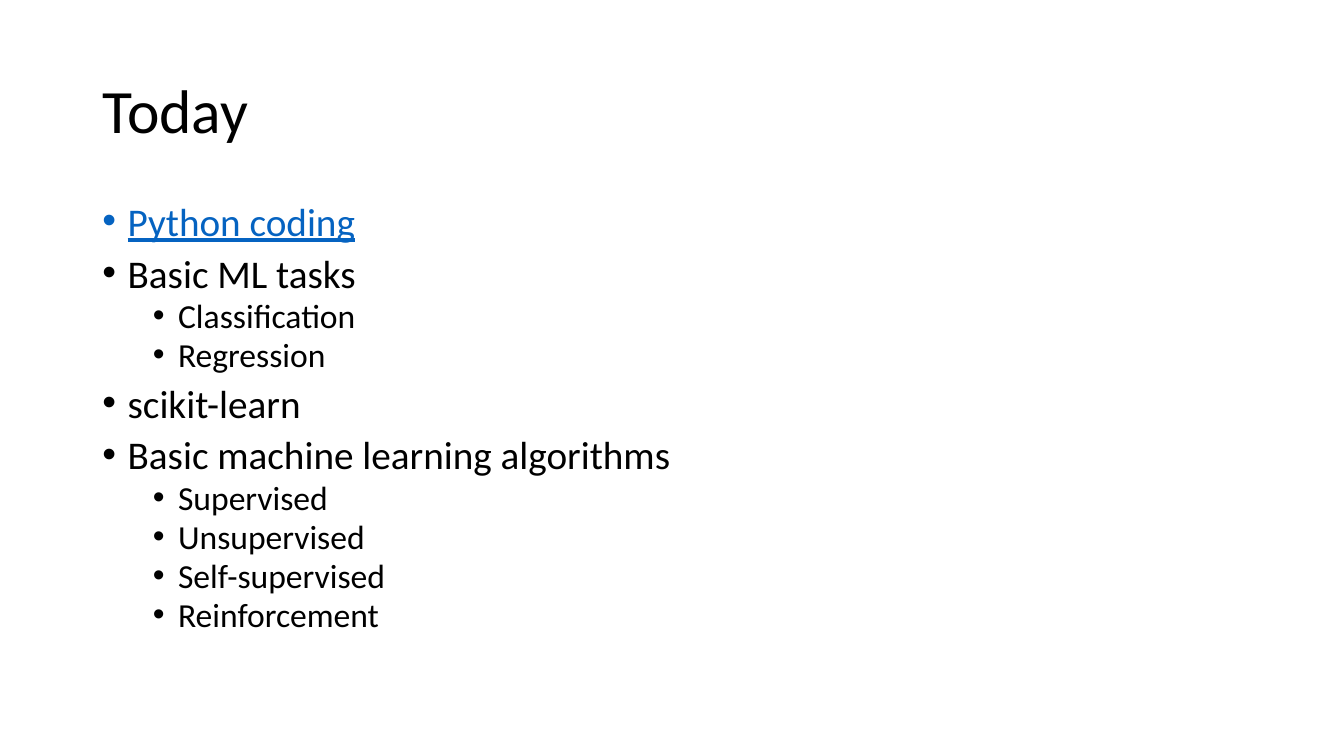
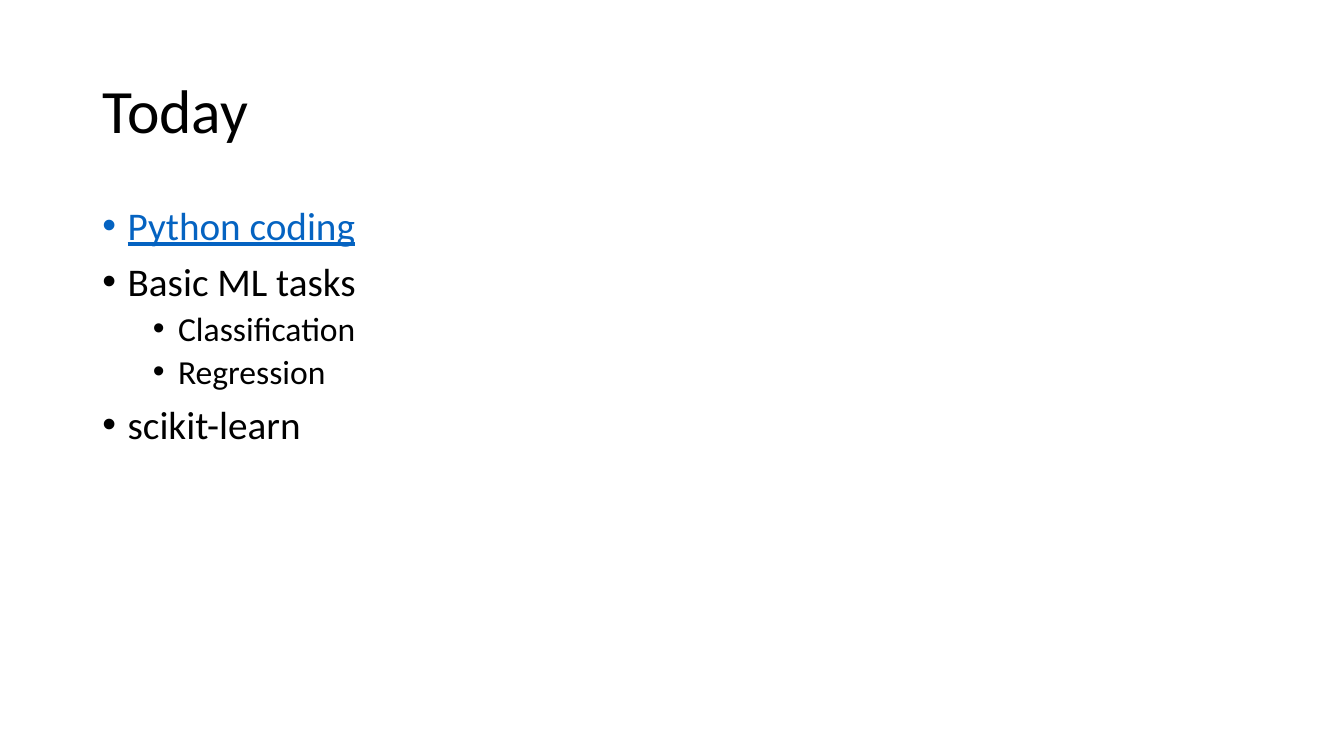
Before and after one commit to fborrasumh/intro, a slide deck: slide 6 of 2 - Types of ML/Types of ML.pptx. Drawn at 1344x756 pixels with LibreOffice and Linux fonts; fonts in the diff are those of the drawing. Boxes give left, top, right and bottom in pixels: in the first picture for what was removed or moved away, otherwise in the second. Text is boxed around its words. In the diff, an @@ line names an element or a change of style, - is before the commit and + after.

```diff
--- a/2 - Types of ML/Types of ML.pptx
+++ b/2 - Types of ML/Types of ML.pptx
@@ text "Python coding" at (128, 212, 355, 440): line spacing 0.8 to 0.9 @@
@@ text at (128, 441, 670, 628): paragraphs removed @@
-• Basic machine learning algorithms
-  • Supervised
-  • Unsupervised
-  • Self-supervised
-  • Reinforcement
```
Also in this commit, not shown: 1 other slide changed, 1 slide added.
